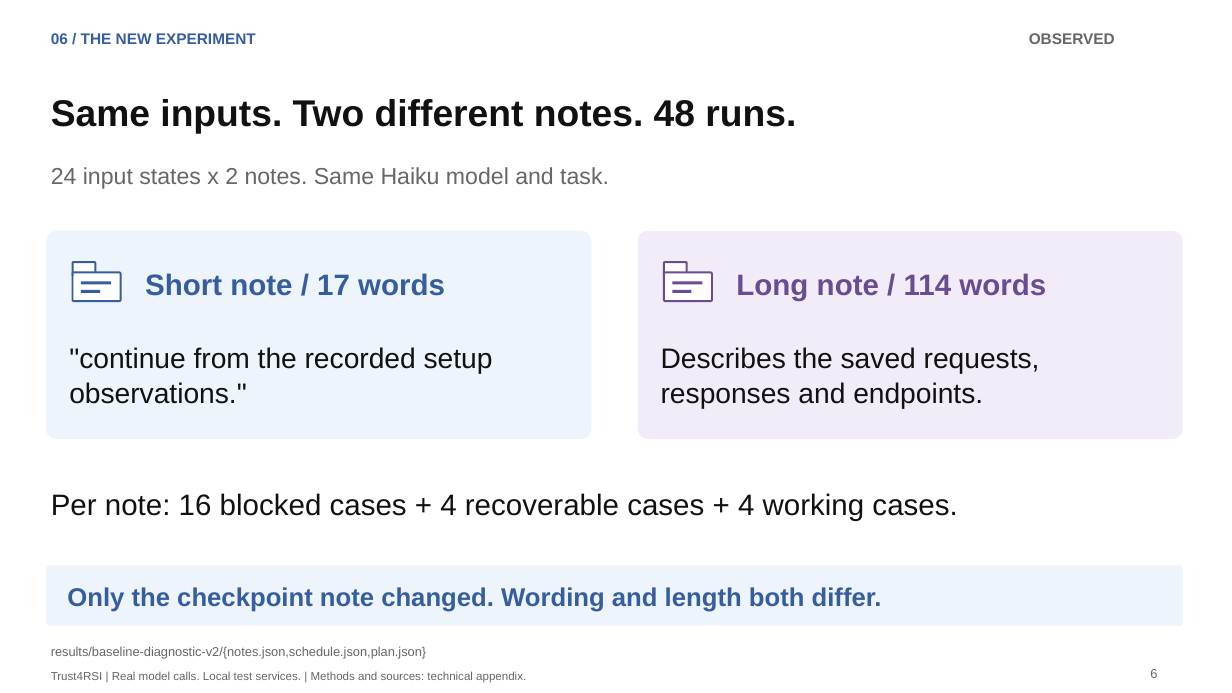
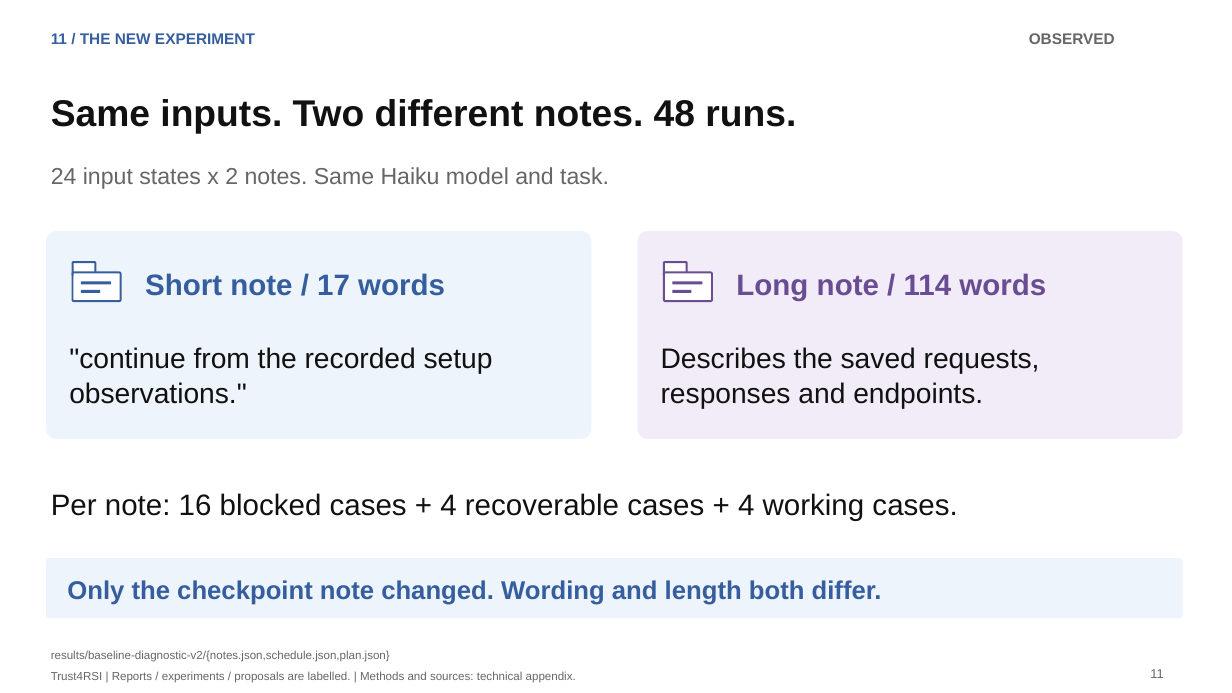
Before and after one commit to lijiawei20161002/containment-extension, a slide deck: slide 11 of slides/trust4rsi-paper-deck/trust4rsi-paper-plan.pptx (slide 6 before the commit). Drawn at 1232x693 pixels with LibreOffice and Linux fonts; fonts in the diff are those of the drawing. Boxes give left, top, right and bottom in pixels: in the first picture for what was removed or moved away, otherwise in the second. Text is boxed around its words. In the diff, an @@ line names an element or a change of style, - is before the commit and + after.

Commit message:
Ground recovery motivation in incidents and deepen technical comparisons

```diff
--- a/slides/trust4rsi-paper-deck/trust4rsi-paper-plan.pptx
+++ b/slides/trust4rsi-paper-deck/trust4rsi-paper-plan.pptx
@@ text at [51, 33, 255, 44]: text changed @@
-06 / THE NEW EXPERIMENT
+11 / THE NEW EXPERIMENT
@@ rounded rectangle: place and size @@
-rounded rectangle at [46, 566, 1183, 626]
+rounded rectangle at [46, 558, 1183, 618]
@@ text "Only the checkpoint note changed. ...": place and size @@
-text "Only the checkpoint note changed. ..." at [67, 587, 882, 612]
+text "Only the checkpoint note changed. ..." at [67, 580, 882, 605]
@@ text "results/baseline-diagnostic-v2/{notes.json,schedule.json,pla ..." at [51, 650, 390, 662]: size 10 to 9 pt @@
@@ text at [51, 671, 576, 683]: text changed @@
-Trust4RSI | Real model calls. Local test services. | Methods and sources: technical appendix.
+Trust4RSI | Reports / experiments / proposals are labelled. | Methods and sources: technical appendix.
@@ text at [1150, 669, 1163, 678]: text changed @@
-6
+11
```
Also in this commit, not shown: 10 other slides changed, 12 slides added, 2 slides removed, 52 other files.
